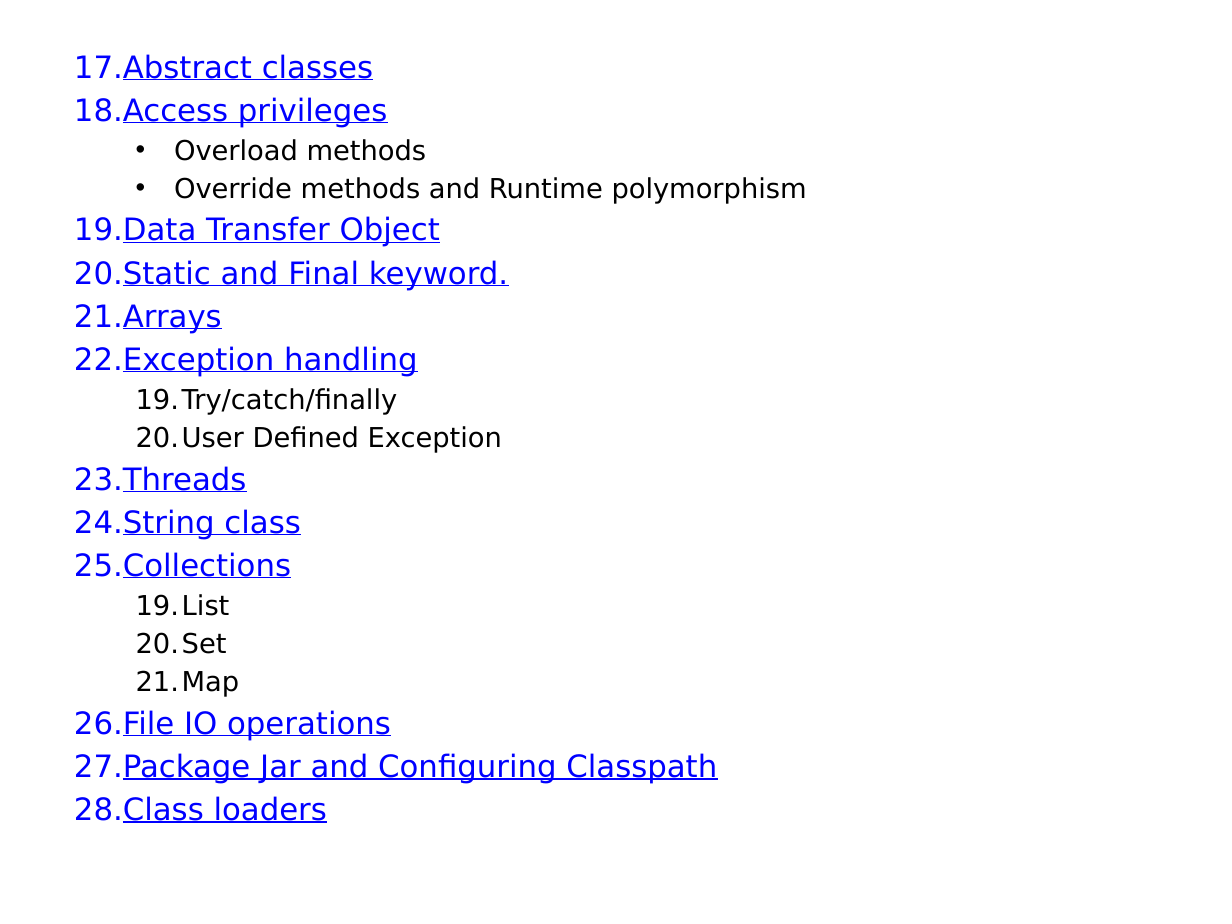
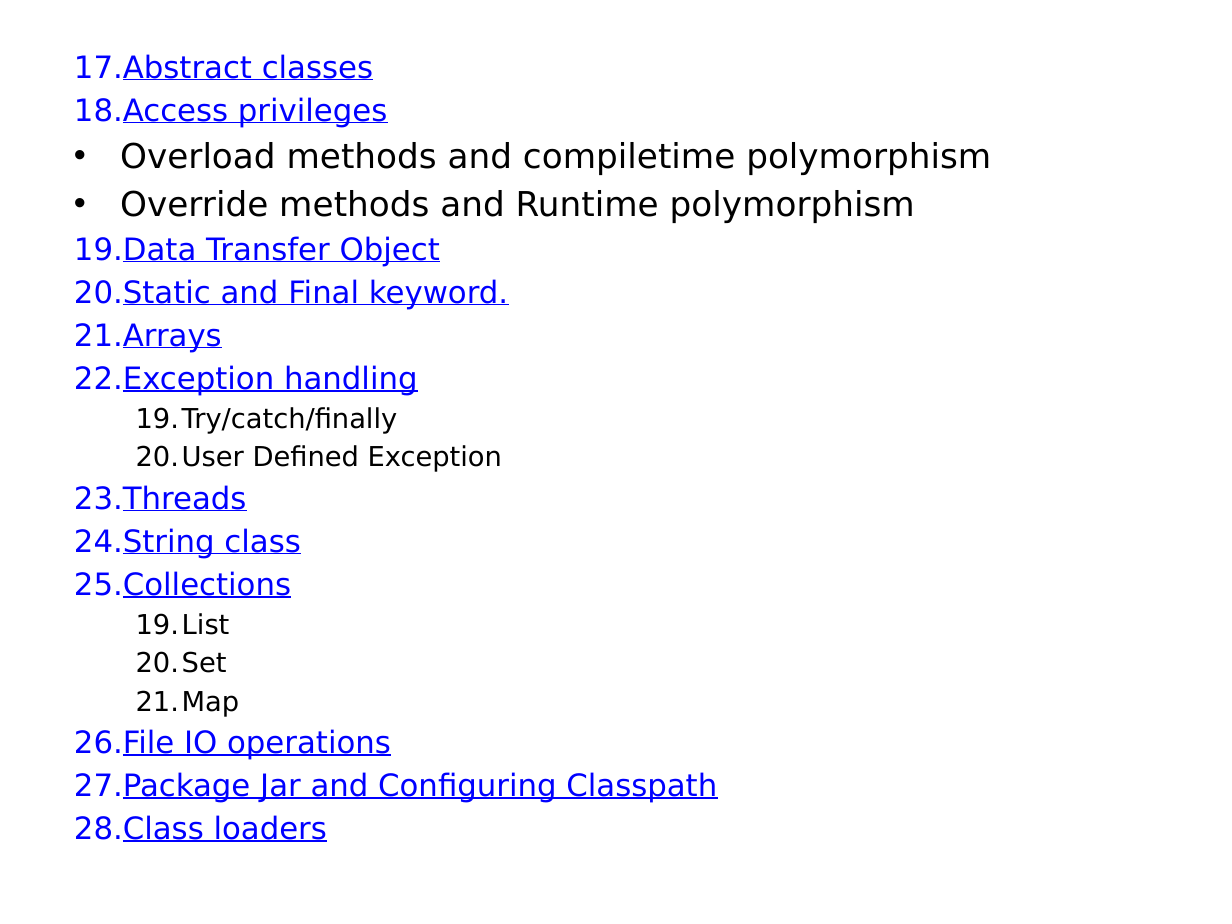
Before and after one commit to javatrainers/java, a slide deck: slide 2 of Java_st.pptx. Drawn at 1232x924 pixels with LibreOffice and Linux fonts; fonts in the diff are those of the drawing. Boxes give left, top, right and bottom in pixels: in the first picture for what was removed or moved away, otherwise in the second. Text is boxed around its words. In the diff, an @@ line names an element or a change of style, - is before the commit and + after.

```diff
--- a/Java_st.pptx
+++ b/Java_st.pptx
@@ text at (120, 142, 991, 175): text changed; size 16 to 20 pt @@
-  • Overload methods
+• Overload methods and compiletime polymorphism
@@ text at (120, 190, 915, 223): size 16 to 20 pt in "Override methods and Runtime polymorphism"; list level 2 to 1 in "Override methods and Runtime polymorphism" @@
```
Also in this commit, not shown: 12 other files.
